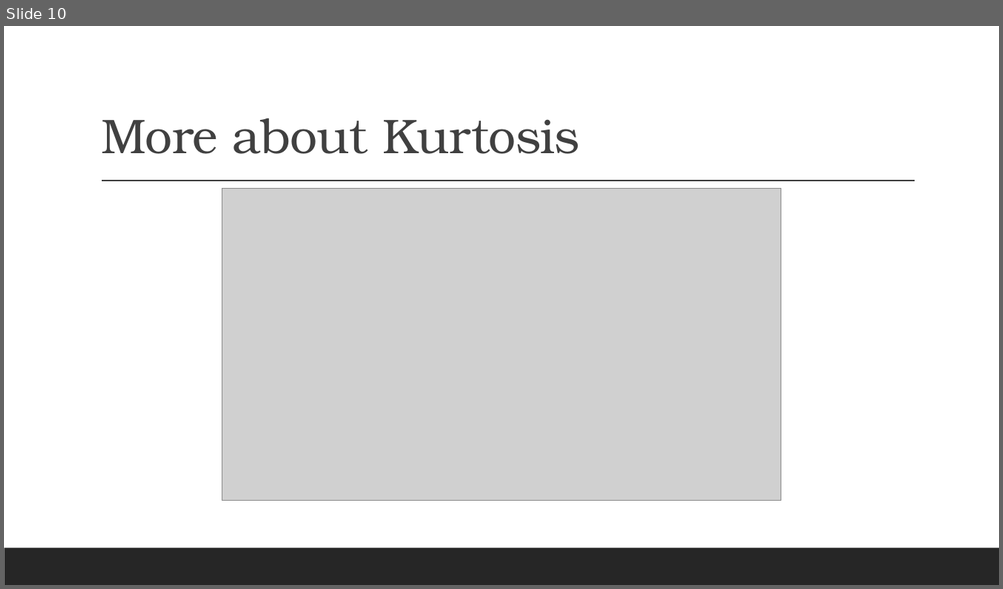
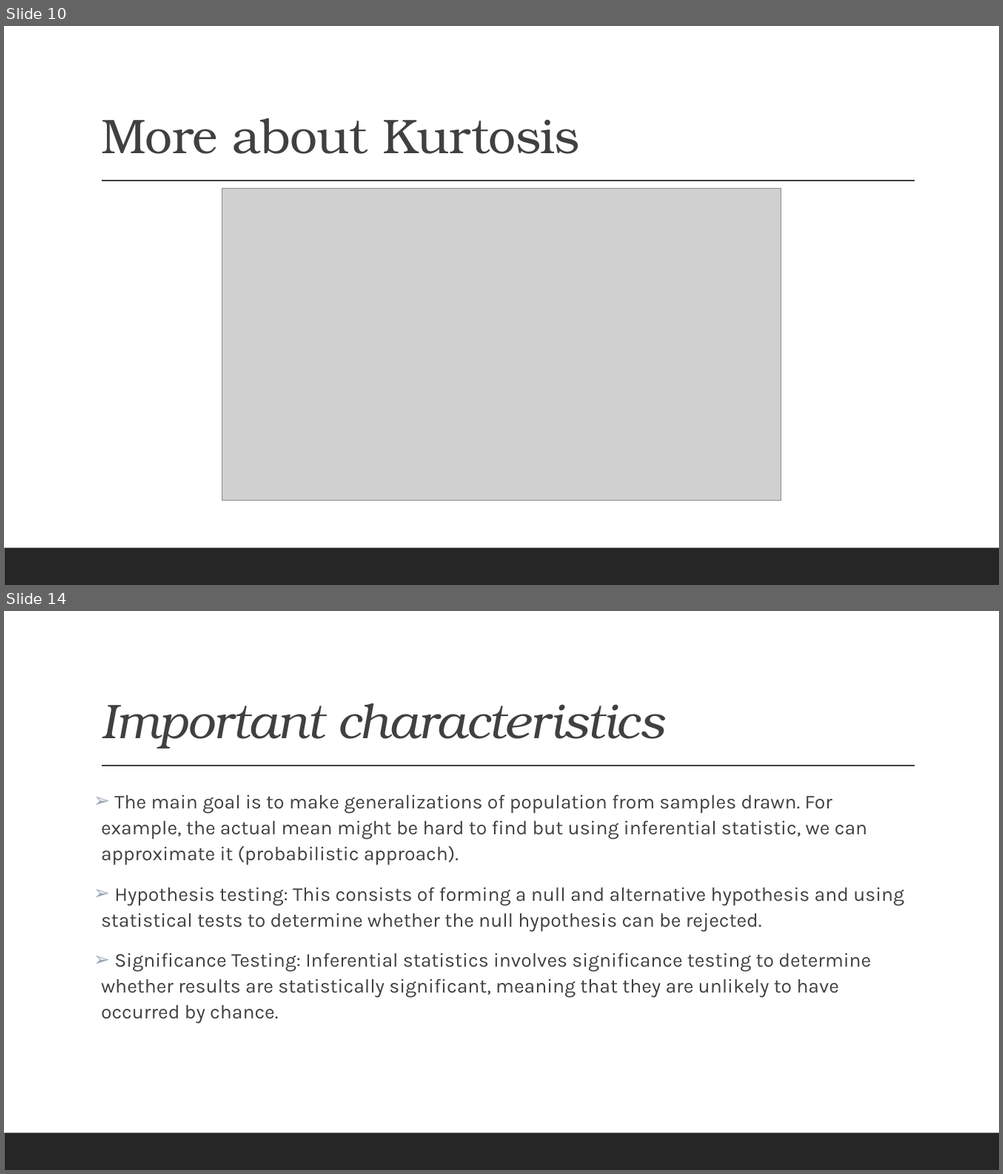
Before and after one commit to sanjeev-kallepalli/training, a slide deck: statistics/Statistics.pptx. Shown one above the other, each under a label of ours: slide 10 before the commit, slides 10 and 14 after it; the slides between them are not shown. The pictures are 1003x589 and 1003x1174 pixels, drawn with LibreOffice and Linux fonts; fonts in the diff are those of the drawing; grey boxes stand for pictures. Boxes give left, top, right and bottom in pixels: in the first picture for what was removed or moved away, otherwise in the second. Text is boxed around its words. In the diff, an @@ line names an element or a change of style, - is before the commit and + after.

```diff
--- a/statistics/Statistics.pptx
+++ b/statistics/Statistics.pptx
@@ slide 14 added at [4,611,999,1170], background #FFFFFF; not listed: 2 template elements that a slide beside it also shows @@
@@ title added at [101,703,665,749], 47 pt, text #404040, italic @@
+Important characteristics
@@ text added at [101,795,904,1024], 19 pt, text #404040 @@
+➢ The main goal is to make generalizations of population from samples drawn. For example, the actual mean might be hard to find but using inferential statistic, we can approximate it (probabilistic approach).
+➢ Hypothesis testing: This consists of forming a null and alternative hypothesis and using statistical tests to determine whether the null hypothesis can be rejected.
+➢ Significance Testing: Inferential statistics involves significance testing to determine whether results are statistically significant, meaning that they are unlikely to have occurred by chance.
```
Also in this commit, not shown: 6 other slides added, 2 other files.
